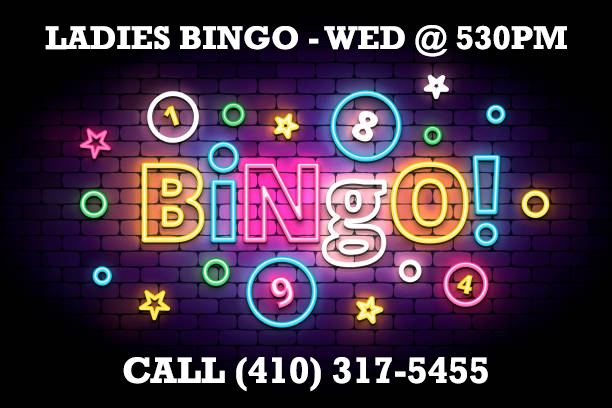
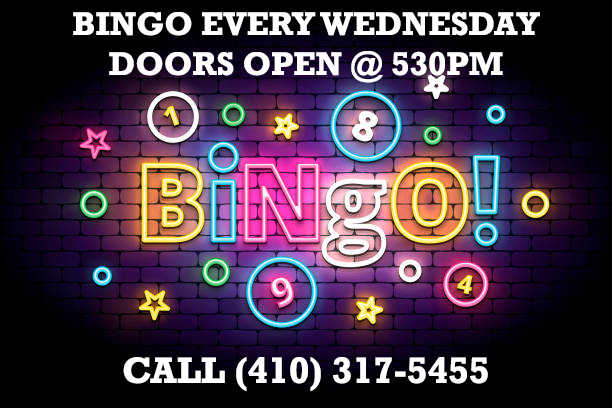
Before/after of a 612 x 408 layered artwork. What changed in the layer stack:
renamed "LADIES BINGO - WED @ 530PM" to "BINGO EVERY WEDNESDAY DOORS OPEN @ 530PM", painted on it over [45, 12, 567, 83]
